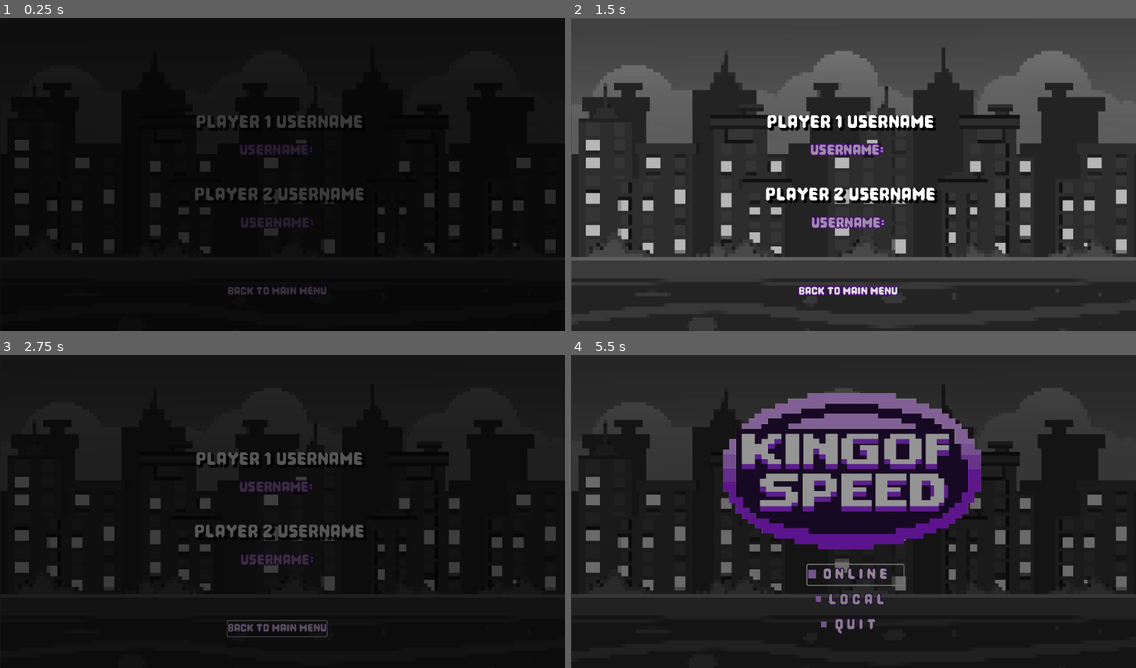
Above: before the commit, frames 1-4 (two rows, left to right).
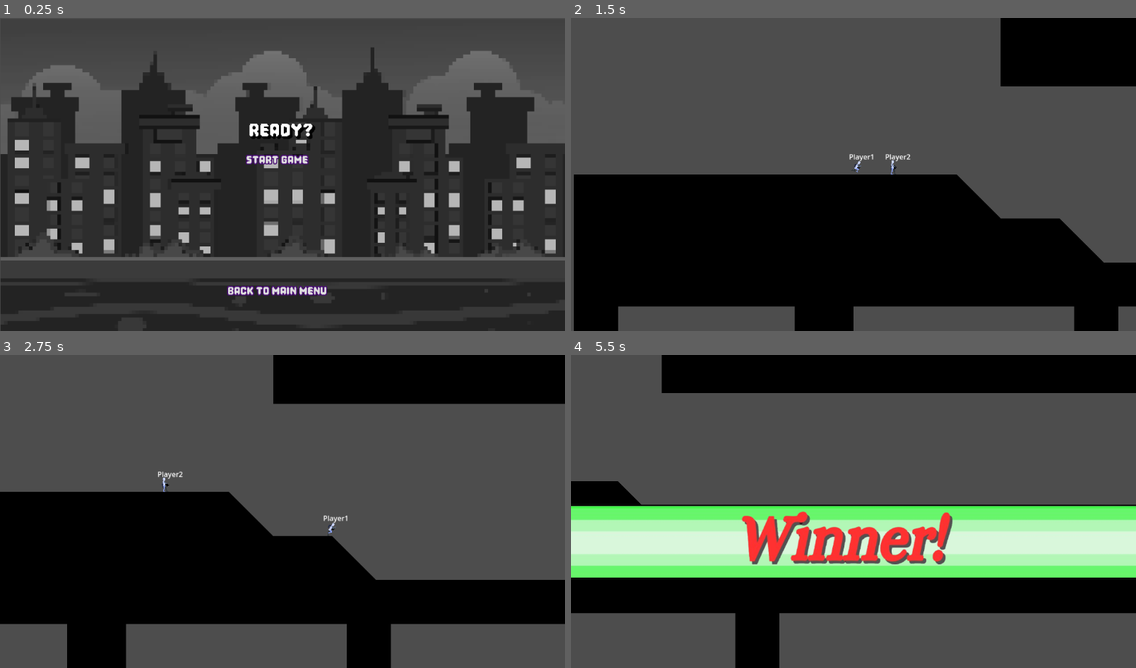
Above: after the commit, the same moments.

Repository: Puhalenthi/King-of-Speed
Game: Godot game, scene res://Scenes/LocalMenu.tscn
Same seed, same stepped clock (60 frames per second), same inputs: the game is played once before the commit and once after it. This scene is started directly instead of the project's main scene.
Inputs (mouse positions are in pixels of both pictures, inside the frame that each line leads up to):
- Up to frame 1 (0.25 s): no input
- Up to frame 2 (1.5 s): click (847, 161) at 0.5 s, where only the run after the commit has a clickable "Start Game"; tap Enter at 1.25 s; move the mouse to (977, 158) at 1.27 s; hold Right (move_right) from 1.28 s (still down); hold Space (boost) from 1.28 s (still down)
- Up to frame 3 (2.75 s): tap Z (jump) at 1.52 s; release Right (move_right) at 2 s; release Space (boost) at 2 s; click (276, 627) at 2 s, where only the run before the commit has a clickable "Back to Main Menu"
- Up to frame 4 (5.5 s): move the mouse to (740, 527) at 2.77 s; hold Right (move_right) 2.78-3.53 s; tap P at 2.85, 3.6 s; tap Z (jump) at 3.02, 4.52 s; move the mouse to (910, 442) at 3.52 s; hold Left (move_left) 3.53-4.28 s; move the mouse to (825, 574) at 4.27 s; hold Right (move_right) 4.28-5 s; tap Space (boost) at 4.35 s; click (853, 574) at 5 s, where only the run before the commit has a clickable "O N L I N E"

The runs differ from the first frame. In frame 1, 96% of the frame differs, in the area x 0-100%, y 0-100%; in frame 2, 72%; in frame 3, 62%; in frame 4, 91%.

Commit message:
routed local menu to jed map

Diff:
--- a/kingofspeed/Scenes/LocalMenu.tscn
+++ b/kingofspeed/Scenes/LocalMenu.tscn
@@ -30,6 +30,7 @@
 texture = ExtResource("1_bp7d8")
 
 [node name="Label" type="Label" parent="CanvasLayer"]
+visible = false
 offset_left = 399.0
 offset_top = 189.0
 offset_right = 740.0
@@ -45,6 +46,7 @@
 vertical_alignment = 1
 
 [node name="LocalUsername1" type="LineEdit" parent="CanvasLayer"]
+visible = false
 offset_left = 475.0
 offset_top = 247.0
 offset_right = 651.0
@@ -58,6 +60,7 @@
 alignment = 1
 
 [node name="Label2" type="Label" parent="CanvasLayer"]
+visible = false
 offset_left = 396.0
 offset_top = 337.0
 offset_right = 743.0
@@ -72,7 +75,23 @@
 horizontal_alignment = 1
 vertical_alignment = 1
 
+[node name="Label3" type="Label" parent="CanvasLayer"]
+offset_left = 400.0
+offset_top = 206.0
+offset_right = 747.0
+offset_bottom = 258.0
+theme_override_colors/font_shadow_color = Color(0, 0, 0, 1)
+theme_override_constants/shadow_offset_x = 4
+theme_override_constants/shadow_offset_y = 4
+theme_override_constants/shadow_outline_size = 6
+theme_override_fonts/font = ExtResource("1_wlrml")
+theme_override_font_sizes/font_size = 50
+text = "READY?"
+horizontal_alignment = 1
+vertical_alignment = 1
+
 [node name="LocalUsername2" type="LineEdit" parent="CanvasLayer"]
+visible = false
 offset_left = 469.0
 offset_top = 396.0
 offset_right = 660.0
@@ -84,6 +103,20 @@
 theme_override_styles/normal = SubResource("StyleBoxFlat_bp7d8")
 placeholder_text = "Username:"
 alignment = 1
+
+[node name="StartGame" type="Button" parent="CanvasLayer"]
+offset_left = 464.0
+offset_top = 276.0
+offset_right = 666.0
+offset_bottom = 307.0
+theme_override_colors/font_outline_color = Color(0.282353, 0.0509804, 0.447059, 1)
+theme_override_constants/outline_size = 8
+theme_override_fonts/font = ExtResource("1_wlrml")
+theme_override_font_sizes/font_size = 30
+theme_override_styles/hover = SubResource("StyleBoxFlat_0fwj7")
+theme_override_styles/normal = SubResource("StyleBoxFlat_11h3y")
+text = "Start Game"
+script = ExtResource("1_gug4c")
 
 [node name="BackToMain" type="Button" parent="CanvasLayer"]
 offset_left = 464.0
@@ -100,6 +133,7 @@
 script = ExtResource("1_gug4c")
 
 [node name="Lfade" parent="CanvasLayer" instance=ExtResource("4_0fwj7")]
+visible = false
 
 [node name="Ltimer" type="Timer" parent="CanvasLayer/Lfade"]
 
@@ -108,6 +142,7 @@
 
 [node name="LLtimer" type="Timer" parent="CanvasLayer/LLfade"]
 
+[connection signal="pressed" from="CanvasLayer/StartGame" to="." method="_on_start_game_pressed"]
 [connection signal="pressed" from="CanvasLayer/BackToMain" to="." method="_on_back_to_main_pressed"]
 [connection signal="pressed" from="CanvasLayer/BackToMain" to="CanvasLayer/BackToMain" method="_on_pressed"]
 [connection signal="timeout" from="CanvasLayer/Lfade/Ltimer" to="." method="_on_ltimer_timeout"]
--- a/kingofspeed/Scenes/local_menu.gd
+++ b/kingofspeed/Scenes/local_menu.gd
@@ -19,3 +19,7 @@
 func _on_l_ltimer_timeout() -> void:
 	if button_type == "back1":
 		get_tree().change_scene_to_file("res://Scenes/MainMenu.tscn")
+
+
+func _on_start_game_pressed() -> void:
+	get_tree().change_scene_to_file("res://Scenes/jed_map.tscn")
